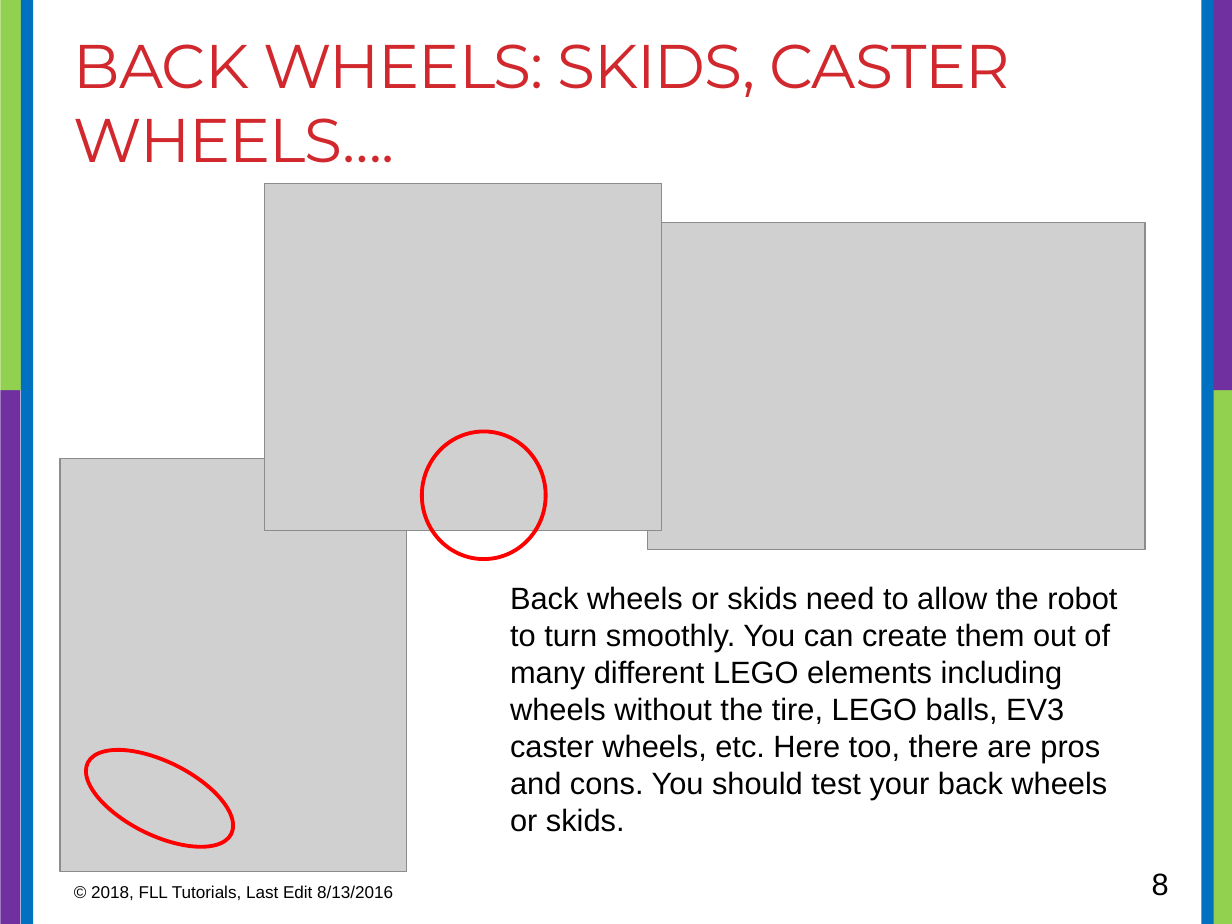
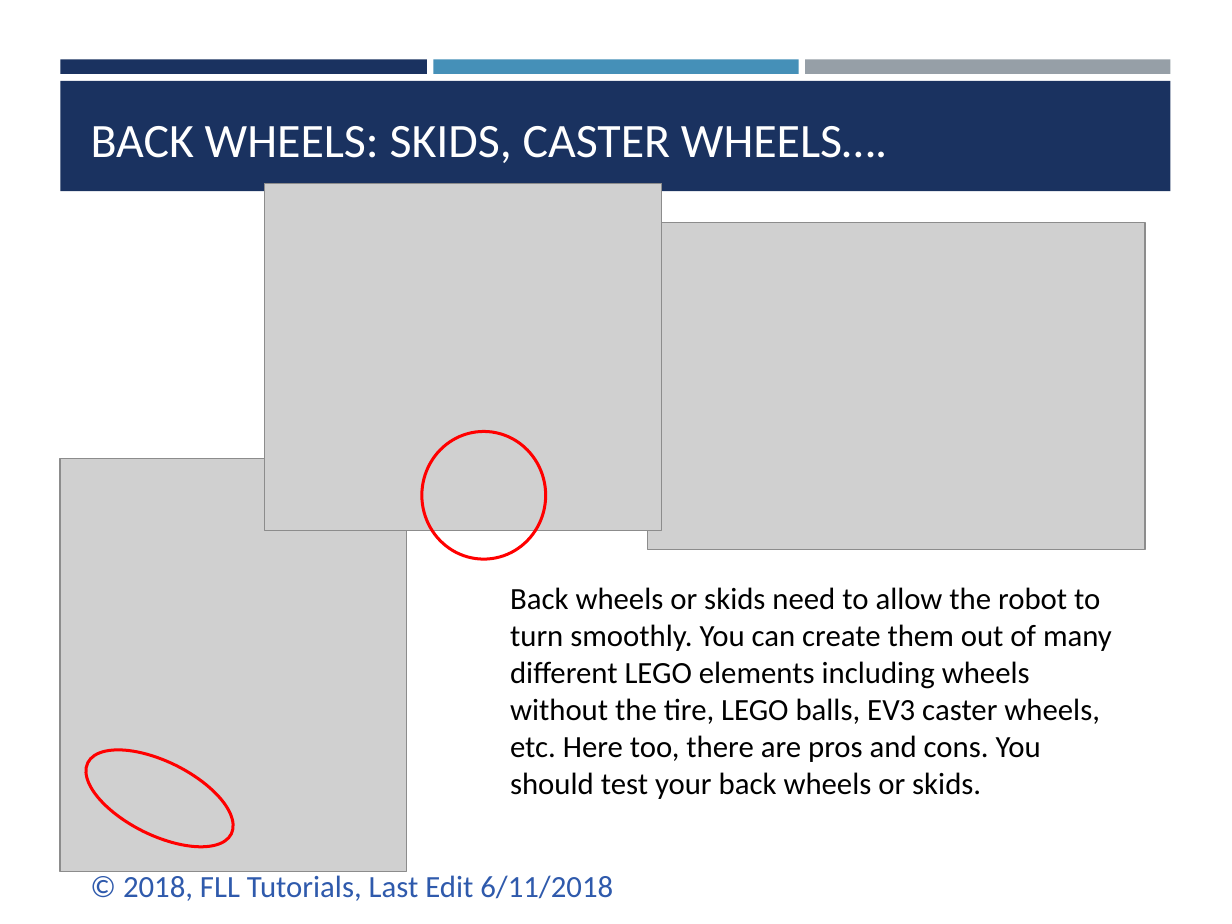
Before and after one commit to ev3lessons/FLL-Tutorials, a slide deck: slide 8 of translations/en-us/RobotGame/Wheels.pptx. Drawn at 1232x924 pixels with LibreOffice and Linux fonts; fonts in the diff are those of the drawing; grey boxes stand for pictures. Boxes give left, top, right and bottom in pixels: in the first picture for what was removed or moved away, otherwise in the second. Text is boxed around its words. In the diff, an @@ line names an element or a change of style, - is before the commit and + after.

```diff
--- a/translations/en-us/RobotGame/Wheels.pptx
+++ b/translations/en-us/RobotGame/Wheels.pptx
@@ rectangle removed at [0,0,25,391] @@
@@ rectangle removed at [21,0,33,924] @@
@@ rectangle removed at [1201,0,1214,924] @@
@@ rectangle removed at [1207,0,1232,391] @@
@@ rectangle added at [60,59,426,74], fill #1A3260 @@
@@ rectangle added at [434,59,798,74], fill #4590B8 @@
@@ rectangle added at [806,59,1170,74], fill #969FA7 @@
@@ rectangle added at [60,81,1170,191], fill #1A3260 @@
@@ title "BACK WHEELS: SKIDS, CASTER WHEELS….": place and size @@
-title "BACK WHEELS: SKIDS, CASTER WHEELS…." at [74,44,1011,163]
+title "BACK WHEELS: SKIDS, CASTER WHEELS…." at [91,126,887,163]
@@ title "BACK WHEELS: SKIDS, CASTER WHEELS…." at [91,126,887,163]: size 36 to 28 pt, font Montserrat to Calibri, text colour #D1282E to #FFFFFF, letter spacing -0.6 to 0 pt; vertical alignment top to bottom @@
@@ rectangle removed at [0,391,20,924] @@
@@ rectangle removed at [1212,391,1232,924] @@
@@ text "Back wheels or skids need ..." at [510,587,1112,799]: font Arial to Calibri @@
@@ text at [123,871,613,901]: text changed; size 10 to 18 pt; font Arial to Calibri; text colour #000000 to #2F5AAC @@
-© 2018, FLL Tutorials, Last Edit 8/13/2016
+© 2018, FLL Tutorials, Last Edit 6/11/2018
@@ page number removed at [1152,873,1169,896] @@
-8
```
Also in this commit, not shown: 9 other slides changed, 1 slide added, 2 slides removed, 24 other files.
